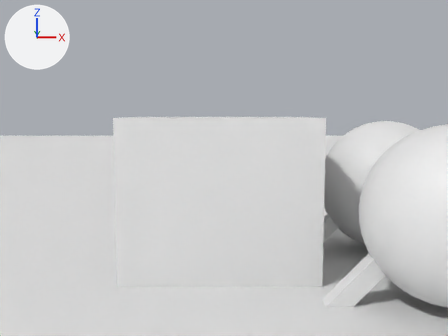
One commit to the Blender file blender/title_1.blend: the scene before it, then after it.
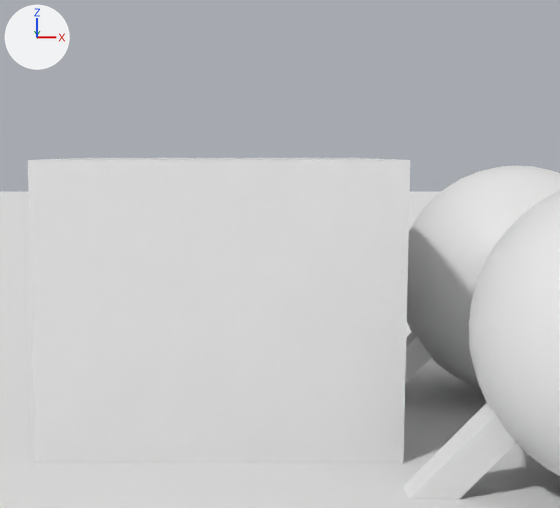
Old and new are each drawn from the file's camera 'Camera' and again close up on the part from 22% to 91% of the width and 9% to 93% of the height. Lighting does not change. The marker at upper left points along +X, +Y and +Z. Text is drawn in Blender's own font.
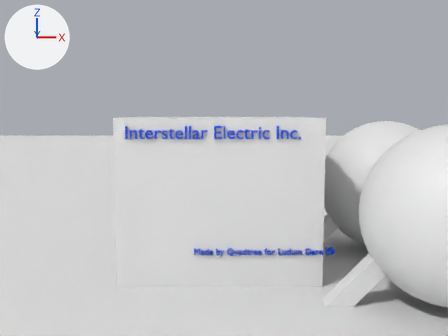
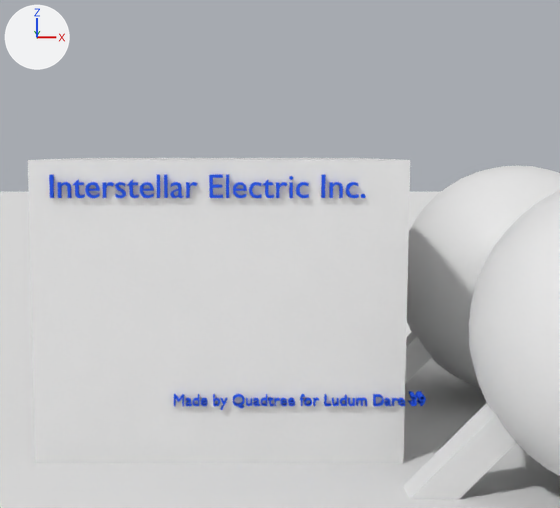
Where the change shows, as pixel boxes [x1, y1, x2, y2] in the close-ups (560 x 508 px):
'Text', added (blue): after [49, 175, 366, 198]
'Text.001', added (blue): after [174, 391, 426, 410]

The change, as a list of edits to the scene's bpy script:
```text
Add mat_material_001:
    mat_material_001 = diffuse_material('Material.001')
    mat_material_001.base_color = (0.0272, 0.103, 0.8)  # blue #2e5ae7
Add txt_text_003:
    txt_text_003 = bpy.data.curves.new('Text.003', 'FONT')
    txt_text_003.body = 'Made by Quadtree for Ludum Dare 39'
    txt_text_003.materials.append(mat_material_001)  # blue #2e5ae7
    txt_text_003.extrude = 0.5
Add txt_text:
    txt_text = bpy.data.curves.new('Text', 'FONT')
    txt_text.body = 'Interstellar Electric Inc.'
    txt_text.materials.append(mat_material_001)  # blue #2e5ae7
    txt_text.extrude = 0.5
Add ob_text_001:
    ob_text_001 = bpy.data.objects.new('Text.001', txt_text_003)
    ob_text_001.location = (4.71, 2.54, 1.85)
    ob_text_001.rotation_euler = (1.571, 0.0, 0.0)  # degrees (90, 0, 0)
    ob_text_001.scale = (0.224, 0.224, 0.224)
Add ob_text:
    ob_text = bpy.data.objects.new('Text', txt_text)
    ob_text.location = (3.03, 2.66, 4.74)
    ob_text.rotation_euler = (1.571, 0.0, 0.0)  # degrees (90, 0, 0)
    ob_text.scale = (0.461, 0.461, 0.461)
```
